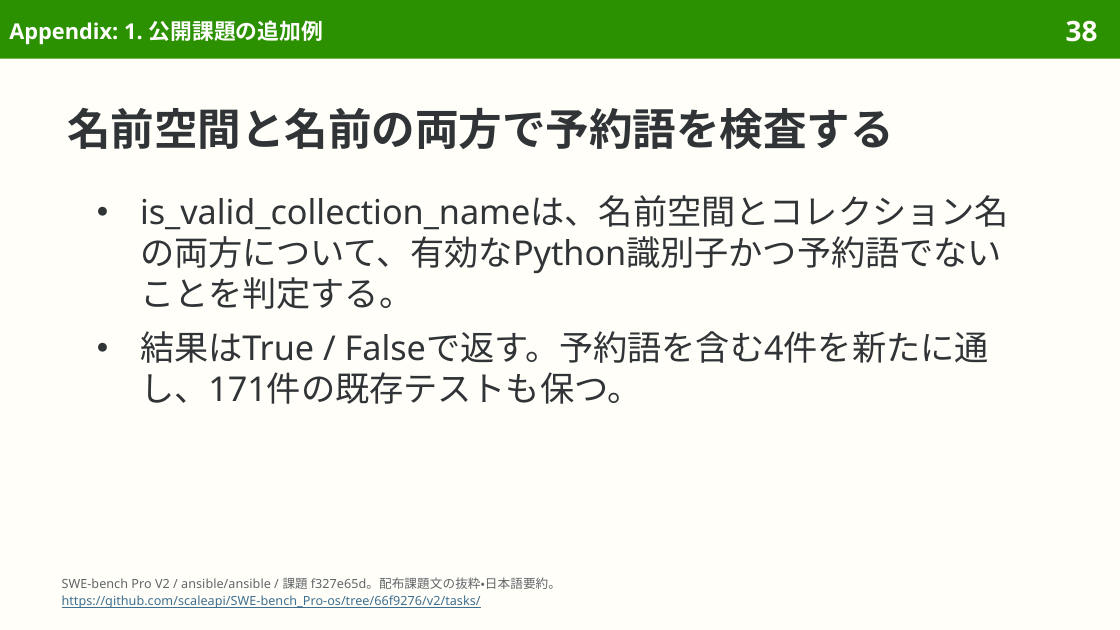
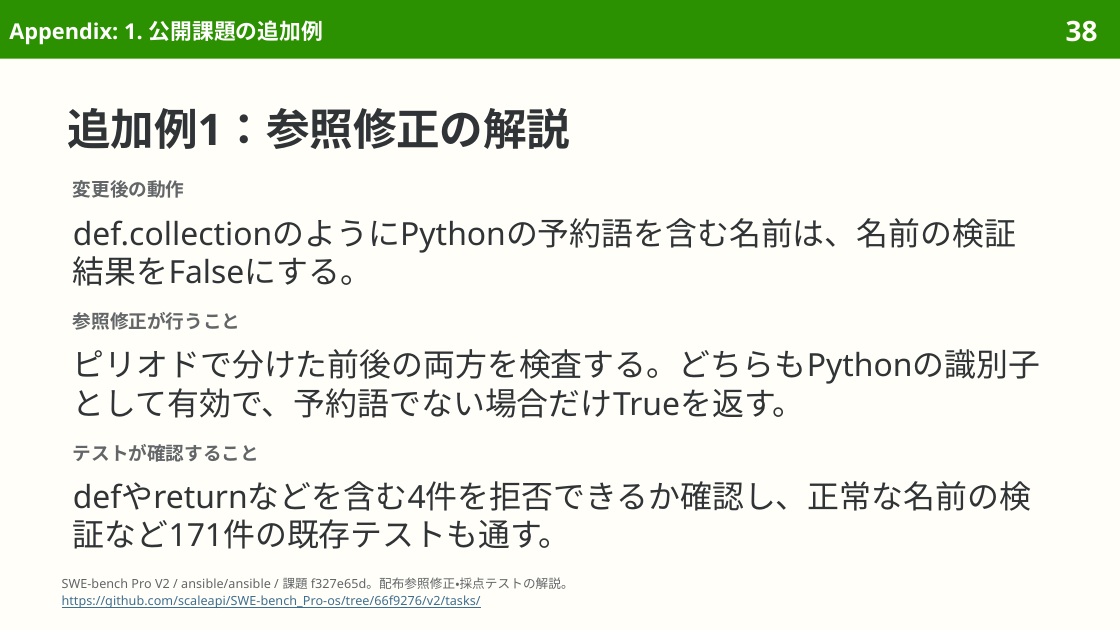
Before and after one commit to sasakiy84/datasets-in-10-minutes, a slide deck: slide 38 of slides/datasets-in-10-minutes-swe-bench-pro.pptx. Drawn at 1120x630 pixels with LibreOffice and Linux fonts; fonts in the diff are those of the drawing. Boxes give left, top, right and bottom in pixels: in the first picture for what was removed or moved away, otherwise in the second. Text is boxed around its words. In the diff, an @@ line names an element or a change of style, - is before the commit and + after.

Commit message:
Clarify SWE-bench Pro example solutions and tighten layouts

```diff
--- a/slides/datasets-in-10-minutes-swe-bench-pro.pptx
+++ b/slides/datasets-in-10-minutes-swe-bench-pro.pptx
@@ title at [67,108,570,149]: text changed @@
-名前空間と名前の両方で予約語を検査する
+追加例1：参照修正の解説
@@ text added at [73,180,185,198], 12 pt, text #626669, bold @@
+変更後の動作
@@ text removed at [140,195,1009,404] @@
-● is_valid_collection_nameは、名前空間とコレクション名の両方について、有効なPython識別子かつ予約語でないことを判定する。
-● 結果はTrue / Falseで返す。予約語を含む4件を新たに通し、171件の既存テストも保つ。
@@ text added at [73,218,1016,286], 20.5 pt, text #303437 @@
+def.collectionのようにPythonの予約語を含む名前は、名前の検証結果をFalseにする。
@@ text added at [73,312,241,330], 12 pt, text #626669, bold @@
+参照修正が行うこと
@@ text added at [73,349,1041,418], 20.5 pt, text #303437 @@
+ピリオドで分けた前後の両方を検査する。どちらもPythonの識別子として有効で、予約語でない場合だけTrueを返す。
@@ text added at [73,444,259,462], 12 pt, text #626669, bold @@
+テストが確認すること
@@ text added at [73,481,1031,549], 20.5 pt, text #303437 @@
+defやreturnなどを含む4件を拒否できるか確認し、正常な名前の検証など171件の既存テストも通す。
@@ text at [62,577,574,589]: text changed @@
-SWE-bench Pro V2 / ansible/ansible / 課題 f327e65d。配布課題文の抜粋・日本語要約。
+SWE-bench Pro V2 / ansible/ansible / 課題 f327e65d。配布参照修正・採点テストの解説。
```
Also in this commit, not shown: 26 other slides changed, 3 other files.
